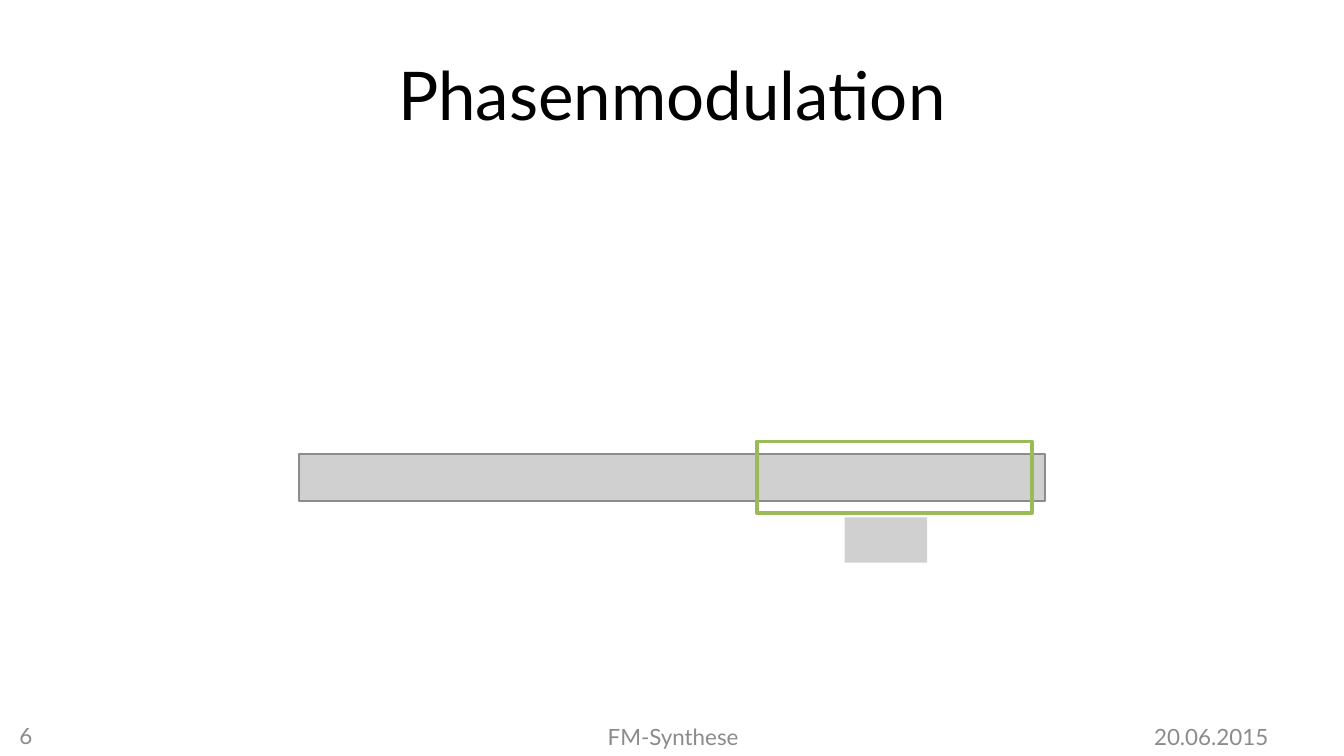
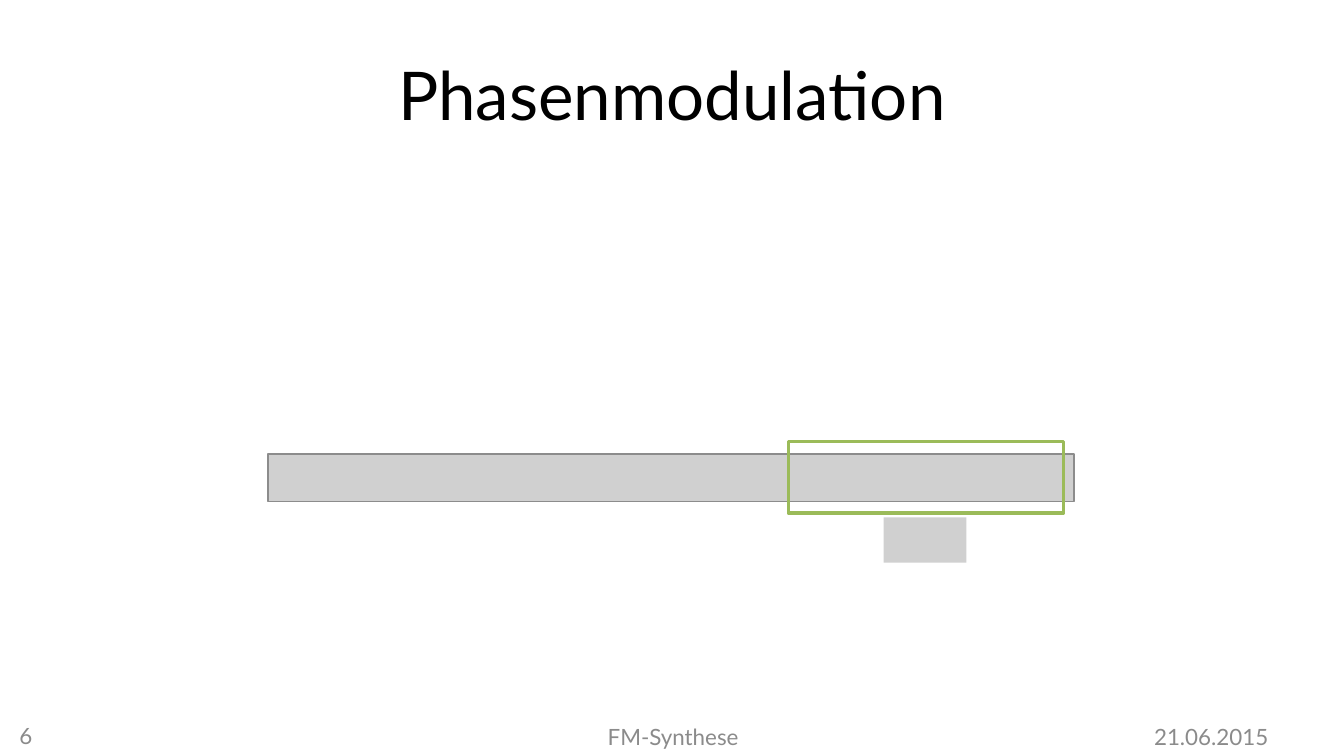
Before and after one commit to MBulli/VSeminar, a slide deck: slide 6 of Praesentation/FMSynthese-Markus.pptx. Drawn at 1344x756 pixels with LibreOffice and Linux fonts; fonts in the diff are those of the drawing; grey boxes stand for pictures; background and template pictures are left out. Boxes give left, top, right and bottom in pixels: in the first picture for what was removed or moved away, otherwise in the second. Text is boxed around its words. In the diff, an @@ line names an element or a change of style, - is before the commit and + after.

```diff
--- a/Praesentation/FMSynthese-Markus.pptx
+++ b/Praesentation/FMSynthese-Markus.pptx
@@ rectangle: place and size @@
-rectangle at box(757, 441, 1032, 512)
+rectangle at box(789, 441, 1064, 512)
@@ picture: place and size @@
-picture at box(298, 454, 1044, 501)
+picture at box(269, 454, 1075, 501)
@@ picture: place and size @@
-picture at box(844, 517, 927, 563)
+picture at box(883, 517, 966, 563)
@@ text at box(1154, 729, 1268, 745): text changed @@
-20.06.2015
+21.06.2015
```
Also in this commit, not shown: 35 other slides changed, 5 slides added, 32 other files.
